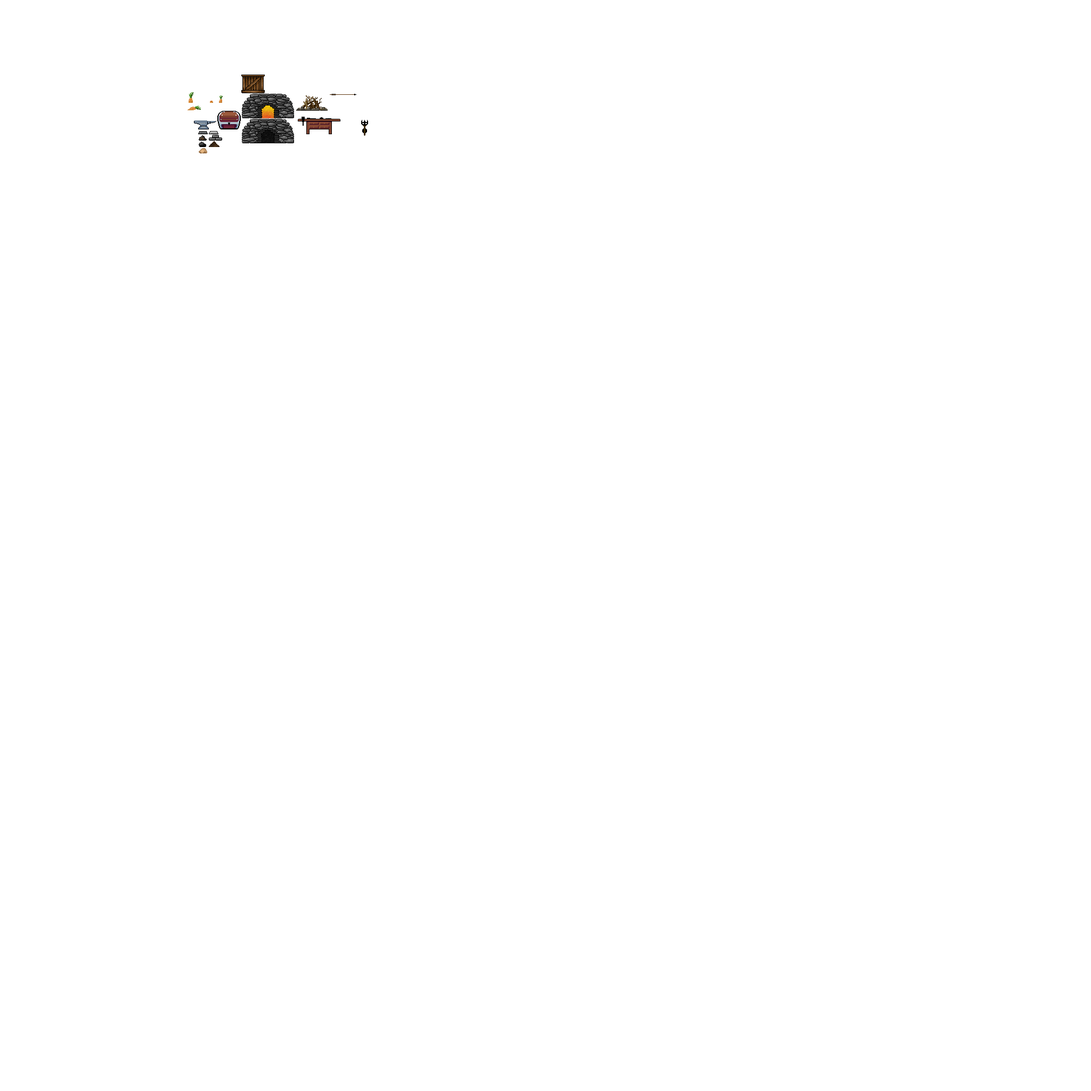
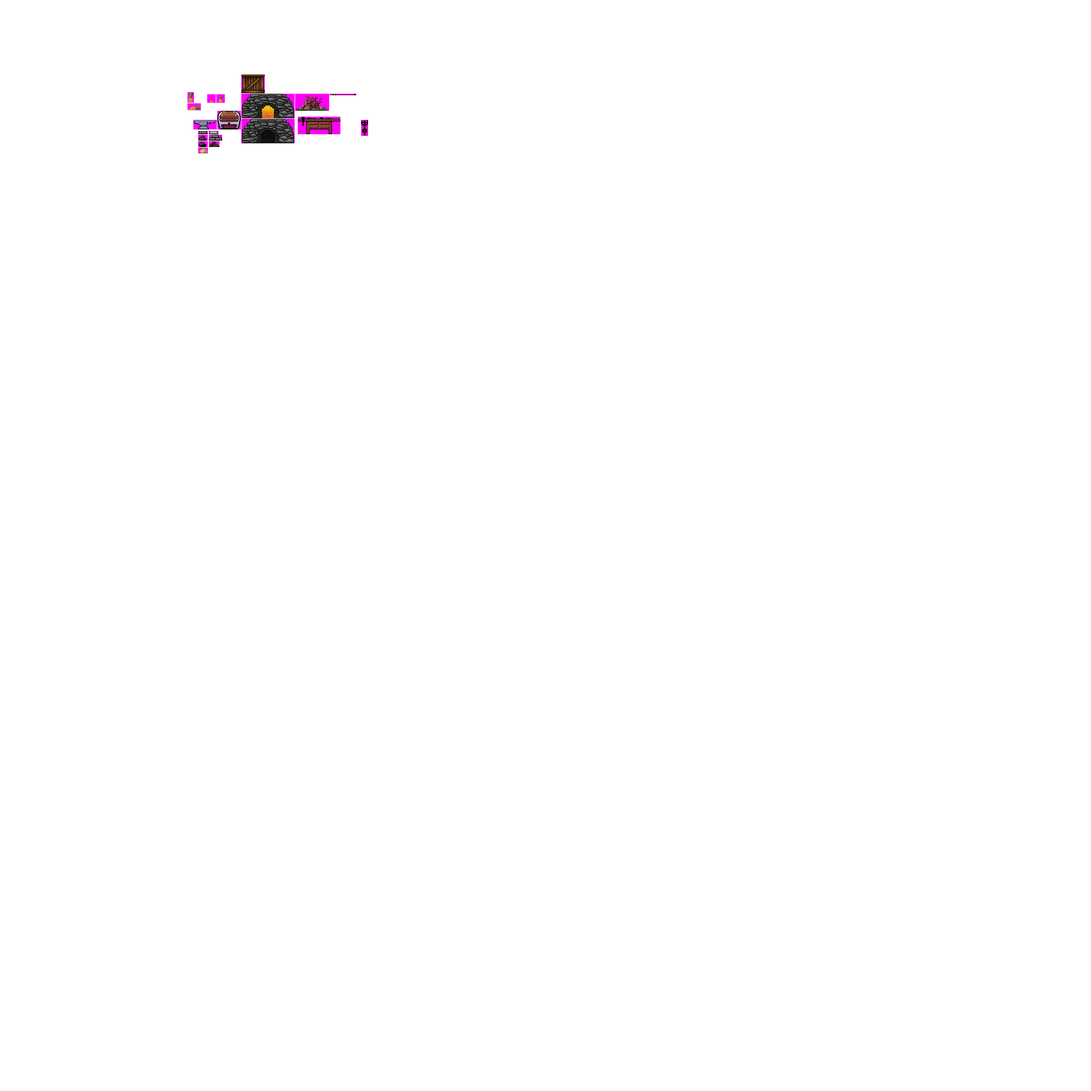
Layers edited between the first and the second 1091px x 1091px image:
showed "Grid" over left=187, top=76, right=369, bottom=154
